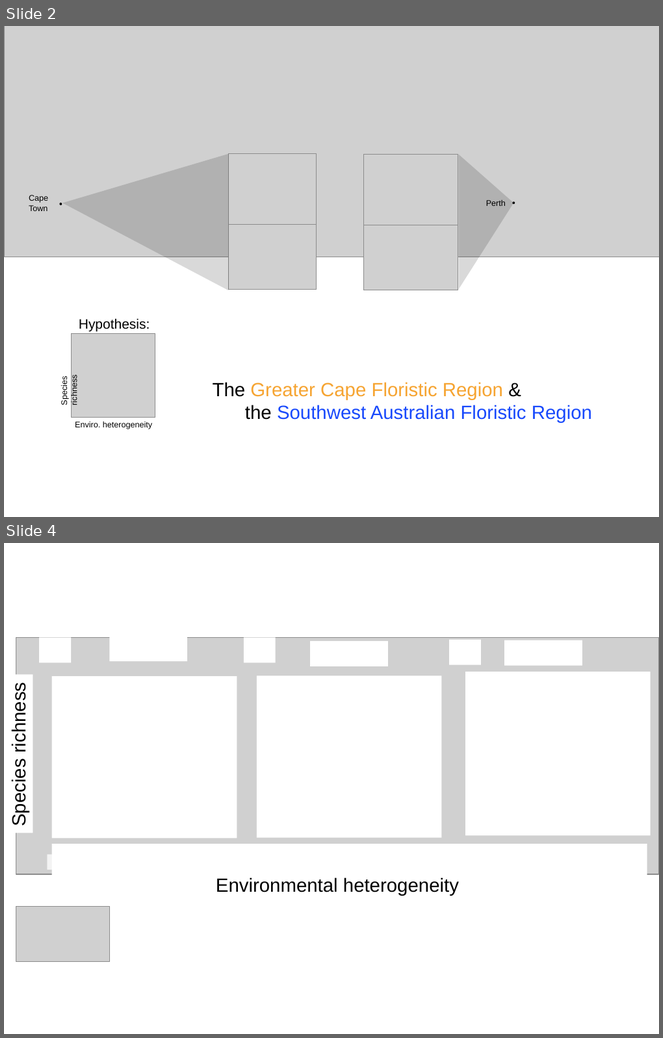
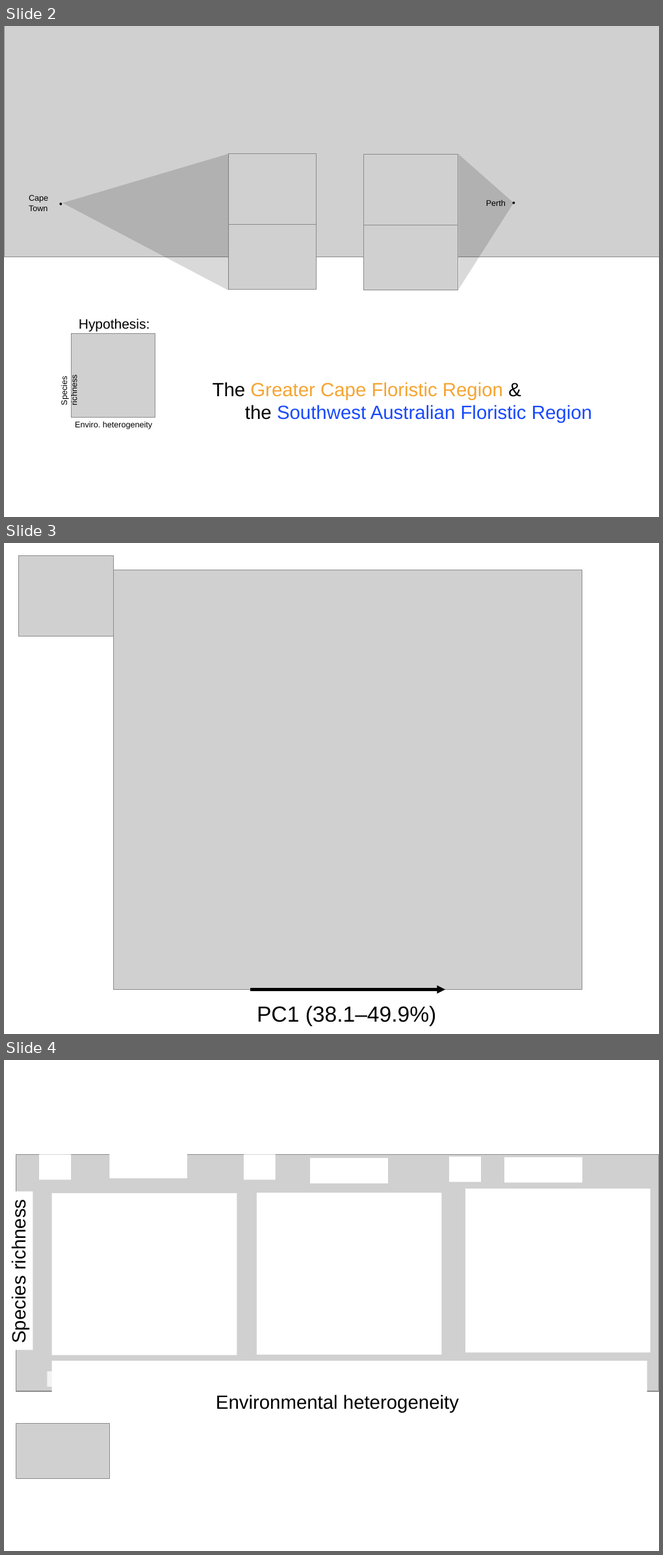
Before and after one commit to rvanmazijk/Cape-vs-SWA, a slide deck: talks/MEDECOS-2020/slides.pptx. Shown one above the other, each under a label of ours: slides 2 and 4 before the commit, slides 2, 3 and 4 after it; the slides between them are not shown. The pictures are 663x1038 and 663x1555 pixels, drawn with LibreOffice and Linux fonts; fonts in the diff are those of the drawing; grey boxes stand for pictures. Boxes give left, top, right and bottom in pixels: in the first picture for what was removed or moved away, otherwise in the second. Text is boxed around its words. In the diff, an @@ line names an element or a change of style, - is before the commit and + after.

Commit message:
Update slides

```diff
--- a/talks/MEDECOS-2020/slides.pptx
+++ b/talks/MEDECOS-2020/slides.pptx
@@ slide 3 added at (4, 543, 659, 1034), background #FFFFFF @@
@@ picture added at (19, 555, 114, 637) @@
@@ picture added at (113, 570, 582, 990) @@
@@ arrow added from (250, 990) to (445, 990), #000000 3 pt @@
@@ text added at (257, 1006, 437, 1027), 24 pt, text #000000 @@
+PC1 (38.1–49.9%)
```
Also in this commit, not shown: 1 slide removed.
